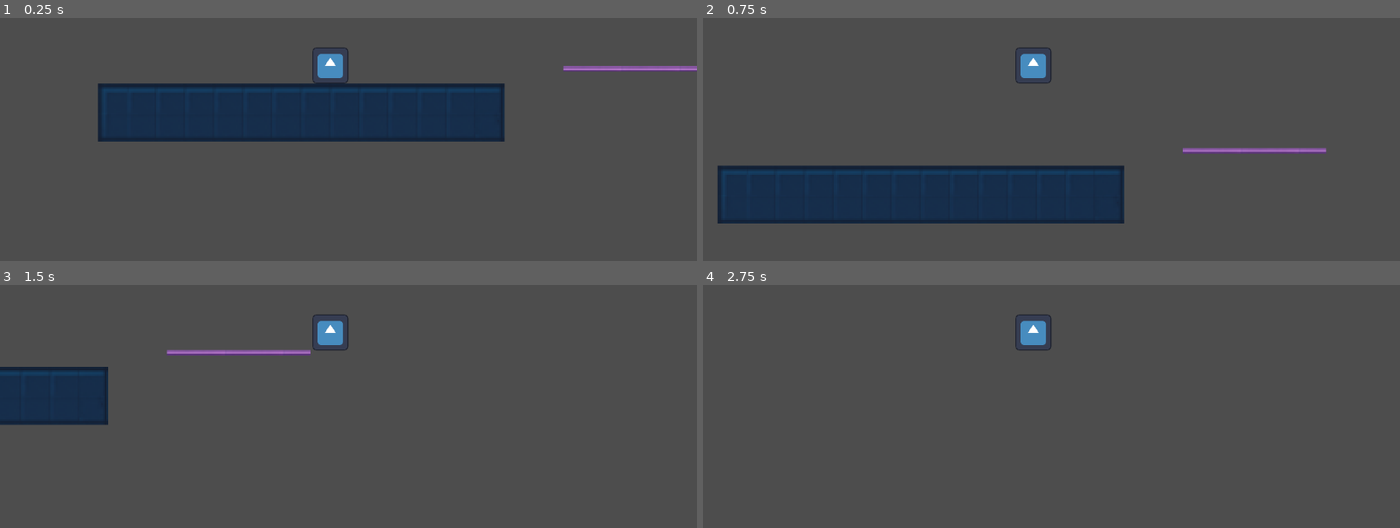
Above: before the commit, frames 1-4 (two rows, left to right).
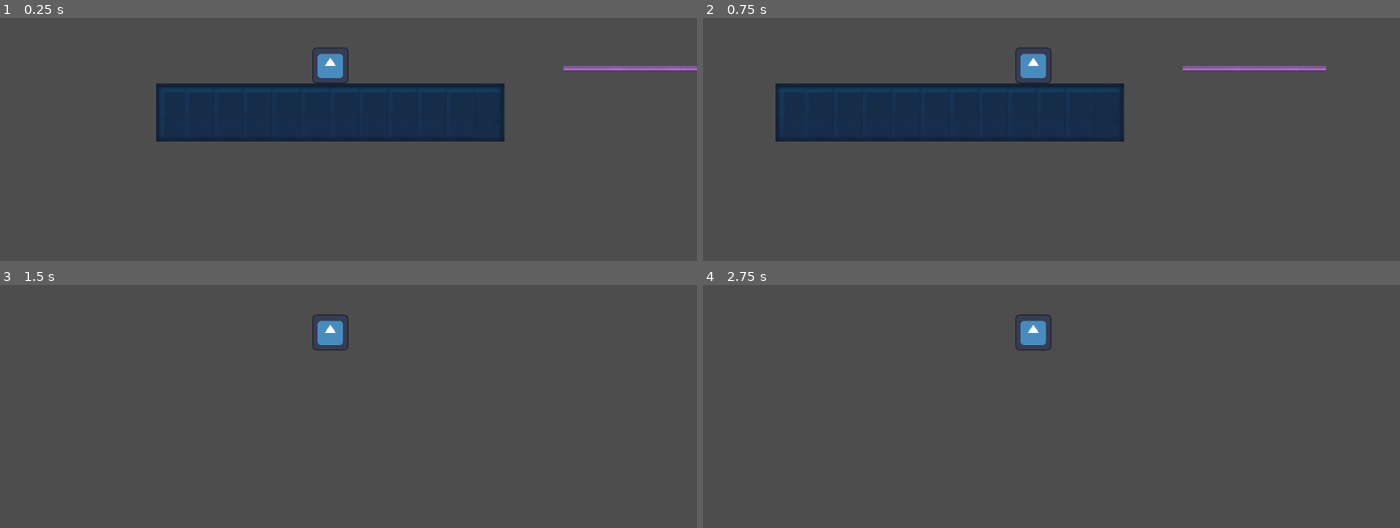
Above: after the commit, the same moments.

Repository: kartikeydino/Github_Project_Final_Prototype
Game: Godot game, scene res://scenes/game.tscn
Same seed, same stepped clock (60 frames per second), same inputs: the game is played once before the commit and once after it. The engine's default icon, where the game draws it, is replaced by a stand-in: a white triangle on a blue panel in a dark square.
Inputs:
- Up to frame 1 (0.25 s): no input
- Up to frame 2 (0.75 s): tap Enter (ui_accept) at 0.5, 0.6 s; hold Right (ui_right) from 0.53 s (still down)
- Up to frame 3 (1.5 s): keep holding Right (ui_right); tap Up (jump, bound only after the commit) at 0.77, 0.8, 1.07, 1.35 s
- Up to frame 4 (2.75 s): tap Up (jump, bound only after the commit) at 1.52, 1.82, 2.3 s; tap Enter (ui_accept) at 1.55, 2, 2.1 s; release Right (ui_right) at 2.03 s; hold Left (ui_left) from 2.03 s (still down)

The runs differ from the first frame. In frame 1, 2.1% of the frame differs, in the area x 14-23%, y 26-51%; in frame 2, 27%, in the area x 2-90%, y 19-85%; in frame 3, 4.2%; in frame 4, nothing differs.

Commit message:
added input map and double jump

Diff:
--- a/project.godot
+++ b/project.godot
@@ -15,6 +15,28 @@
 config/features=PackedStringArray("4.2", "Forward Plus")
 config/icon="res://icon.svg"
 
+[input]
+
+jump={
+"deadzone": 0.5,
+"events": [Object(InputEventKey,"resource_local_to_scene":false,"resource_name":"","device":-1,"window_id":0,"alt_pressed":false,"shift_pressed":false,"ctrl_pressed":false,"meta_pressed":false,"pressed":false,"keycode":0,"physical_keycode":4194320,"key_label":0,"unicode":0,"echo":false,"script":null)
+, Object(InputEventKey,"resource_local_to_scene":false,"resource_name":"","device":-1,"window_id":0,"alt_pressed":false,"shift_pressed":false,"ctrl_pressed":false,"meta_pressed":false,"pressed":false,"keycode":0,"physical_keycode":32,"key_label":0,"unicode":32,"echo":false,"script":null)
+, Object(InputEventKey,"resource_local_to_scene":false,"resource_name":"","device":-1,"window_id":0,"alt_pressed":false,"shift_pressed":false,"ctrl_pressed":false,"meta_pressed":false,"pressed":false,"keycode":0,"physical_keycode":87,"key_label":0,"unicode":119,"echo":false,"script":null)
+]
+}
+right={
+"deadzone": 0.5,
+"events": [Object(InputEventKey,"resource_local_to_scene":false,"resource_name":"","device":-1,"window_id":0,"alt_pressed":false,"shift_pressed":false,"ctrl_pressed":false,"meta_pressed":false,"pressed":false,"keycode":0,"physical_keycode":4194321,"key_label":0,"unicode":0,"echo":false,"script":null)
+, Object(InputEventKey,"resource_local_to_scene":false,"resource_name":"","device":-1,"window_id":0,"alt_pressed":false,"shift_pressed":false,"ctrl_pressed":false,"meta_pressed":false,"pressed":false,"keycode":0,"physical_keycode":68,"key_label":0,"unicode":100,"echo":false,"script":null)
+]
+}
+left={
+"deadzone": 0.5,
+"events": [Object(InputEventKey,"resource_local_to_scene":false,"resource_name":"","device":-1,"window_id":0,"alt_pressed":false,"shift_pressed":false,"ctrl_pressed":false,"meta_pressed":false,"pressed":false,"keycode":0,"physical_keycode":4194319,"key_label":0,"unicode":0,"echo":false,"script":null)
+, Object(InputEventKey,"resource_local_to_scene":false,"resource_name":"","device":-1,"window_id":0,"alt_pressed":false,"shift_pressed":false,"ctrl_pressed":false,"meta_pressed":false,"pressed":false,"keycode":0,"physical_keycode":65,"key_label":0,"unicode":97,"echo":false,"script":null)
+]
+}
+
 [rendering]
 
 textures/canvas_textures/default_texture_filter=0
--- a/scenes/game.tscn
+++ b/scenes/game.tscn
@@ -807,7 +807,7 @@
 [node name="TileMap" type="TileMap" parent="."]
 tile_set = SubResource("TileSet_3slev")
 format = 2
-layer_0/tile_data = PackedInt32Array(65529, 131073, 3, 65530, 131073, 3, 65531, 131073, 3, 65532, 131073, 3, 65533, 131073, 3, 65534, 131073, 3, 65535, 131073, 3, 0, 131073, 3, 1, 131073, 3, 2, 131073, 3, 3, 131073, 3, 4, 131073, 3, 65528, 196609, 3, 131064, 196609, 1, 5, 65537, 3, 65541, 65537, 1, 131065, 131073, 1, 131066, 131073, 1, 131067, 131073, 1, 131068, 131073, 1, 131069, 131073, 1, 131070, 131073, 1, 131071, 131073, 1, 65536, 131073, 1, 65537, 131073, 1, 65538, 131073, 1, 65539, 131073, 1, 65540, 131073, 1, -65528, 524290, 32, -65527, 851970, 32, -65526, 524290, 32, -65525, 851970, 32, -65524, 524290, 32)
+layer_0/tile_data = PackedInt32Array(65534, 131073, 3, 65535, 131073, 3, 0, 131073, 3, 1, 131073, 3, 2, 131073, 3, 3, 131073, 3, 4, 131073, 3, 5, 65537, 3, 65541, 65537, 1, 131070, 131073, 1, 131071, 131073, 1, 65536, 131073, 1, 65537, 131073, 1, 65538, 131073, 1, 65539, 131073, 1, 65540, 131073, 1, -65528, 524290, 32, -65527, 851970, 32, -65526, 524290, 32, -65525, 851970, 32, -65524, 524290, 32, 65530, 196609, 3, 131066, 196609, 1, 65531, 131073, 3, 131067, 131073, 1, 65532, 131073, 3, 131068, 131073, 1, 65533, 131073, 3, 131069, 131073, 1)
 
 [node name="Player" parent="." instance=ExtResource("2_stp4v")]
 position = Vector2(0, -10)
--- a/scripts/player.gd
+++ b/scripts/player.gd
@@ -3,6 +3,8 @@
 
 const SPEED = 230.0
 const JUMP_VELOCITY = -300.0
+var jump_count = 0
+var max_jumps = 2
 
 # Get the gravity from the project settings to be synced with RigidBody nodes.
 var gravity = ProjectSettings.get_setting("physics/2d/default_gravity")
@@ -12,14 +14,15 @@
 	# Add the gravity.
 	if not is_on_floor():
 		velocity.y += gravity * delta
-
+	if is_on_floor():
+		jump_count = 0
 	# Handle jump.
-	if Input.is_action_just_pressed("ui_accept") and is_on_floor():
+	if Input.is_action_just_pressed("jump") and jump_count < max_jumps:
 		velocity.y = JUMP_VELOCITY
 
 	# Get the input direction and handle the movement/deceleration.
 	# As good practice, you should replace UI actions with custom gameplay actions.
-	var direction = Input.get_axis("ui_left", "ui_right")
+	var direction = Input.get_axis("left", "right")
 	if direction:
 		velocity.x = direction * SPEED
 	else:
